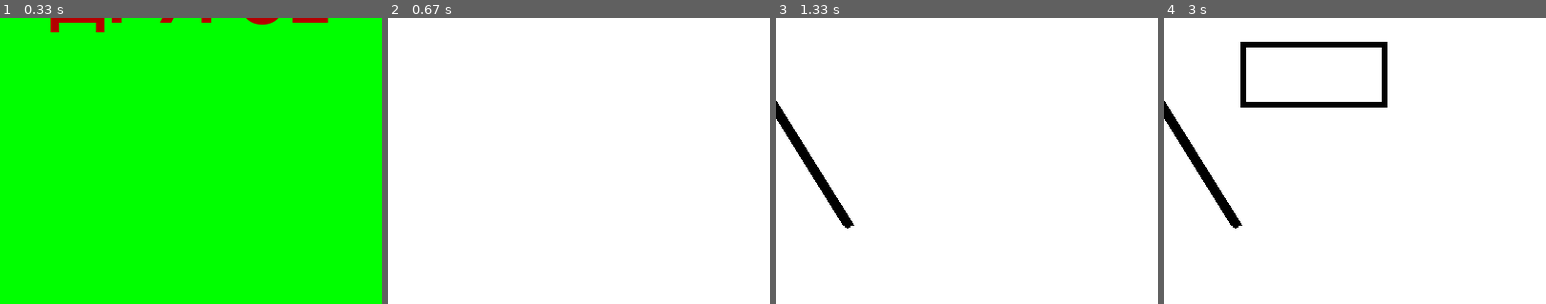
Above: before the commit, frames 1-4 (left to right).
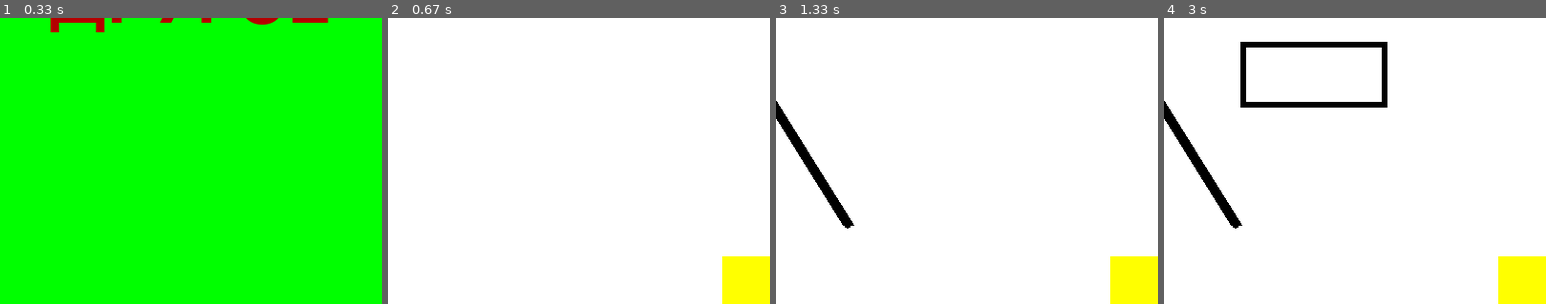
Above: after the commit, the same moments.

Repository: alabayk/paint_on_pygame
Game: pygame game, started from project.py
Same seed, same stepped clock (60 frames per second), same inputs: the game is played once before the commit and once after it.
Inputs (mouse positions are % of the whole screen's width and height, from its top left):
- Up to frame 1 (0.33 s): no input
- Up to frame 2 (0.67 s): press the mouse at (48, 62) at 0.37 s; move the mouse to (55, 42) at 0.47 s; release the mouse at (63, 23) at 0.6 s
- Up to frame 3 (1.33 s): press the mouse at (48, 62) at 0.7 s; move the mouse to (54, 74) at 0.8 s; release the mouse at (59, 86) at 0.93 s
- Up to frame 4 (3 s): press the mouse at (23, 4) at 1.6 s; move the mouse to (38, 42) at 1.7 s; release the mouse at (53, 79) at 1.83 s; click (79, 54) at 1.95 s; press the mouse at (79, 54) at 2.82 s; move the mouse to (60, 66) at 2.92 s
The pictures show only the part of the screen within x 50-100%, y 50-100%; the shares and areas given below are measured in that part.

Frame 1 is identical in both runs. In frame 2, 2.1% of the frame differs, in the area x 87-100%, y 83-100%; in frame 3, 2.1%; in frame 4, 2.1%.

Commit message:
undo и redo 1 шаг

Diff:
--- a/project.py
+++ b/project.py
@@ -21,6 +21,9 @@
     flag_pryam = False
     flag = True
     nazhat = False
+    flag_back = False
+    ne_vernul = True
+    start = True
     rad = 4
     zvet = pygame.Color('black')
     zvet_pryam = pygame.Color('black')
@@ -143,6 +146,7 @@
             pygame.draw.rect(screen, pygame.Color('gray'), [90, 10, 30, 30], )
             screen.blit(papka, (90, 10))
             pygame.display.update()
+        pygame.draw.rect(screen, pygame.Color('yellow'), [750, 550, 50, 50])
         pygame.display.flip()
 
     while running:
@@ -157,17 +161,48 @@
 
             # Проверка на нажатие
             if event.type == pygame.MOUSEBUTTONDOWN and event.pos[1] >= 50:
-                nazhat = True
-                coords = event.pos
-                if flag_ris:
-                    svezh[0].append(zvet)
-                    svezh.append([])
-                    i_global += 1
+                if event.pos[0] < 750 and event.pos[1] < 550:
+                    nazhat = True
+                    coords = event.pos
+                    if flag_ris:
+                        svezh[0].append(zvet)
+                        svezh.append([])
+                        i_global += 1
+
+            # Назад
+            if event.type == pygame.MOUSEBUTTONDOWN and event.pos[1] >= 550 and event.pos[0] >= 750:
+                flag_back = True
+
+            if event.type == pygame.KEYDOWN:
+                keys = pygame.key.get_pressed()
+                if keys[pygame.K_LCTRL] and keys[pygame.K_z]:
+                    if ne_vernul:
+                        shutil.copy(f"{os.path.dirname(os.path.abspath(__file__))}/prom-file.png",
+                                    f"{os.path.dirname(os.path.abspath(__file__))}/vpered.png")
+
+                        shutil.copy(f"{os.path.dirname(os.path.abspath(__file__))}/nazad.png",
+                                    f"{os.path.dirname(os.path.abspath(__file__))}/prom-file.png")
+                        prom = pygame.image.load(f"{os.path.dirname(os.path.abspath(__file__))}/prom-file.png")
+                        screen.blit(prom, (0, 0))
+                        pygame.display.flip()
+                        ne_vernul = False
+                elif keys[pygame.K_LCTRL] and keys[pygame.K_y]:
+                    if not ne_vernul:
+                        shutil.copy(f"{os.path.dirname(os.path.abspath(__file__))}/prom-file.png",
+                                    f"{os.path.dirname(os.path.abspath(__file__))}/nazad.png")
+
+                        shutil.copy(f"{os.path.dirname(os.path.abspath(__file__))}/vpered.png",
+                                    f"{os.path.dirname(os.path.abspath(__file__))}/prom-file.png")
+                        prom = pygame.image.load(f"{os.path.dirname(os.path.abspath(__file__))}/prom-file.png")
+                        screen.blit(prom, (0, 0))
+                        pygame.display.flip()
+                        ne_vernul = True
 
             # Сохранение
             if event.type == pygame.MOUSEBUTTONDOWN and 310 <= event.pos[0] < 340 and 10 <= event.pos[1] < 40:
                 file_save()
                 running = False
+
             # Кисть
             if event.type == pygame.MOUSEBUTTONDOWN and 10 <= event.pos[0] <= 39 and 10 <= event.pos[1] <= 39:
                 flag_ris = True
@@ -815,29 +850,46 @@
             # Проверка на отжатие мыши
             if event.type == pygame.MOUSEBUTTONUP:
                 nazhat = False
+                if start:
+                    pygame.image.save(screen, 'prom-file.png')
+                    start = False
+                if not (event.pos[1] >= 550 and event.pos[0] >= 750) and not start:
+                    shutil.copy(f"{os.path.dirname(os.path.abspath(__file__))}/prom-file.png",
+                                f"{os.path.dirname(os.path.abspath(__file__))}/nazad.png")
                 pygame.image.save(screen, 'prom-file.png')
-                if flag_pryam:
-                    if event.pos[1] >= 50:
-                        if coords[0] <= pygame.mouse.get_pos()[0] and coords[1] <= pygame.mouse.get_pos()[1]:
-                            a, b = abs(coords[0] - pygame.mouse.get_pos()[0]), abs(
-                                coords[1] - pygame.mouse.get_pos()[1])
-                            x, y = coords
-                            history.append(((x, y), (a, b)))
-                        elif coords[0] >= pygame.mouse.get_pos()[0] and coords[1] >= pygame.mouse.get_pos()[1]:
-                            a, b = abs(coords[0] - pygame.mouse.get_pos()[0]), abs(
-                                coords[1] - pygame.mouse.get_pos()[1])
-                            x, y = pygame.mouse.get_pos()
-                            history.append(((x, y), (a, b)))
-                        elif coords[0] <= pygame.mouse.get_pos()[0] and coords[1] >= pygame.mouse.get_pos()[1]:
-                            a, b = abs(coords[0] - pygame.mouse.get_pos()[0]), abs(
-                                coords[1] - pygame.mouse.get_pos()[1])
-                            x, y = coords[0], coords[1] - b
-                            history.append(((x, y), (a, b)))
-                        elif coords[0] >= pygame.mouse.get_pos()[0] and coords[1] <= pygame.mouse.get_pos()[1]:
-                            a, b = abs(coords[0] - pygame.mouse.get_pos()[0]), abs(
-                                coords[1] - pygame.mouse.get_pos()[1])
-                            x, y = coords[0] - a, coords[1]
-                            history.append(((x, y), (a, b)))
+                if flag_back:
+                    shutil.copy(f"{os.path.dirname(os.path.abspath(__file__))}/prom-file.png",
+                                f"{os.path.dirname(os.path.abspath(__file__))}/vpered.png")
+
+                    shutil.copy(f"{os.path.dirname(os.path.abspath(__file__))}/nazad.png",
+                            f"{os.path.dirname(os.path.abspath(__file__))}/prom-file.png")
+                    prom = pygame.image.load(f"{os.path.dirname(os.path.abspath(__file__))}/prom-file.png")
+                    screen.blit(prom, (0, 0))
+                    pygame.display.flip()
+                    flag_back = False
+                else:
+                    if flag_pryam:
+                        if event.pos[1] >= 50:
+                            if coords[0] <= pygame.mouse.get_pos()[0] and coords[1] <= pygame.mouse.get_pos()[1]:
+                                a, b = abs(coords[0] - pygame.mouse.get_pos()[0]), abs(
+                                    coords[1] - pygame.mouse.get_pos()[1])
+                                x, y = coords
+                                history.append(((x, y), (a, b)))
+                            elif coords[0] >= pygame.mouse.get_pos()[0] and coords[1] >= pygame.mouse.get_pos()[1]:
+                                a, b = abs(coords[0] - pygame.mouse.get_pos()[0]), abs(
+                                    coords[1] - pygame.mouse.get_pos()[1])
+                                x, y = pygame.mouse.get_pos()
+                                history.append(((x, y), (a, b)))
+                            elif coords[0] <= pygame.mouse.get_pos()[0] and coords[1] >= pygame.mouse.get_pos()[1]:
+                                a, b = abs(coords[0] - pygame.mouse.get_pos()[0]), abs(
+                                    coords[1] - pygame.mouse.get_pos()[1])
+                                x, y = coords[0], coords[1] - b
+                                history.append(((x, y), (a, b)))
+                            elif coords[0] >= pygame.mouse.get_pos()[0] and coords[1] <= pygame.mouse.get_pos()[1]:
+                                a, b = abs(coords[0] - pygame.mouse.get_pos()[0]), abs(
+                                    coords[1] - pygame.mouse.get_pos()[1])
+                                x, y = coords[0] - a, coords[1]
+                                history.append(((x, y), (a, b)))
 
         # Рисование кистью
         if flag_ris and nazhat:
@@ -905,6 +957,7 @@
         img.load()
         cropped_img = img.crop((0, 50, 800, 600))
         cropped_img.save(filename)
+        img.show(cropped_img)
 
 
 def start():
@@ -998,7 +1051,8 @@
             return self.flag
 
         def is_text(self):
-            if len(self.text) > 4 and self.text != 'prom-file.png' and self.text != 'new.png':
+            sp = ['prom-file.png', 'new.png', 'vpered.png', 'nazad.png']
+            if len(self.text) > 4 and self.text not in sp:
                 return True
             else:
                 return False
@@ -1144,6 +1198,10 @@
         os.remove(f"{os.path.dirname(os.path.abspath(__file__))}/prom-file.png")
     if os.path.isfile(f'{os.path.dirname(os.path.abspath(__file__))}/new.png'):
         os.remove(f"{os.path.dirname(os.path.abspath(__file__))}/new.png")
+    if os.path.isfile(f'{os.path.dirname(os.path.abspath(__file__))}/nazad.png'):
+        os.remove(f"{os.path.dirname(os.path.abspath(__file__))}/nazad.png")
+    if os.path.isfile(f'{os.path.dirname(os.path.abspath(__file__))}/vpered.png'):
+        os.remove(f"{os.path.dirname(os.path.abspath(__file__))}/vpered.png")
 
 
 def proga_mashi_i_stepana():
